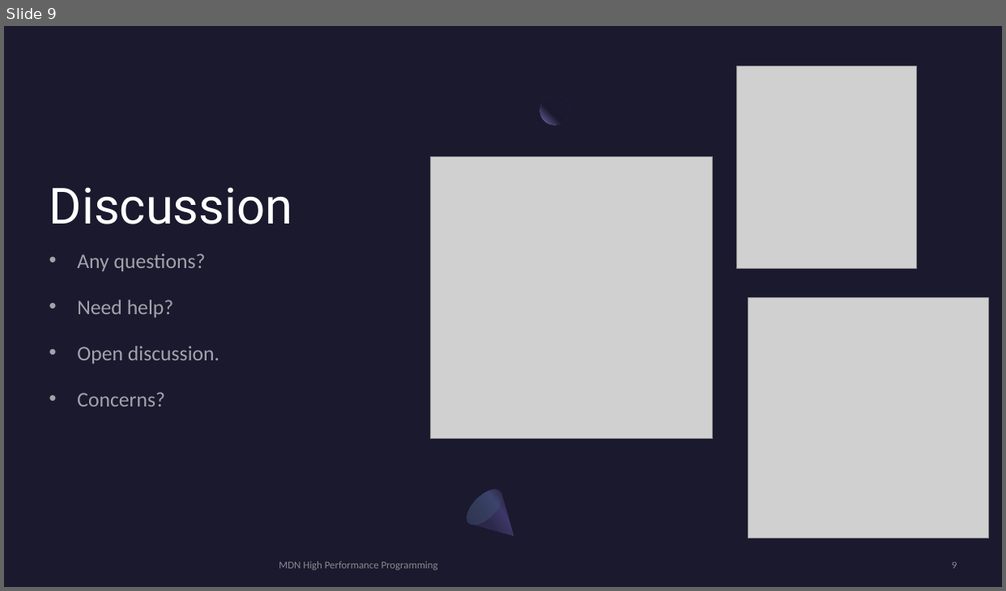
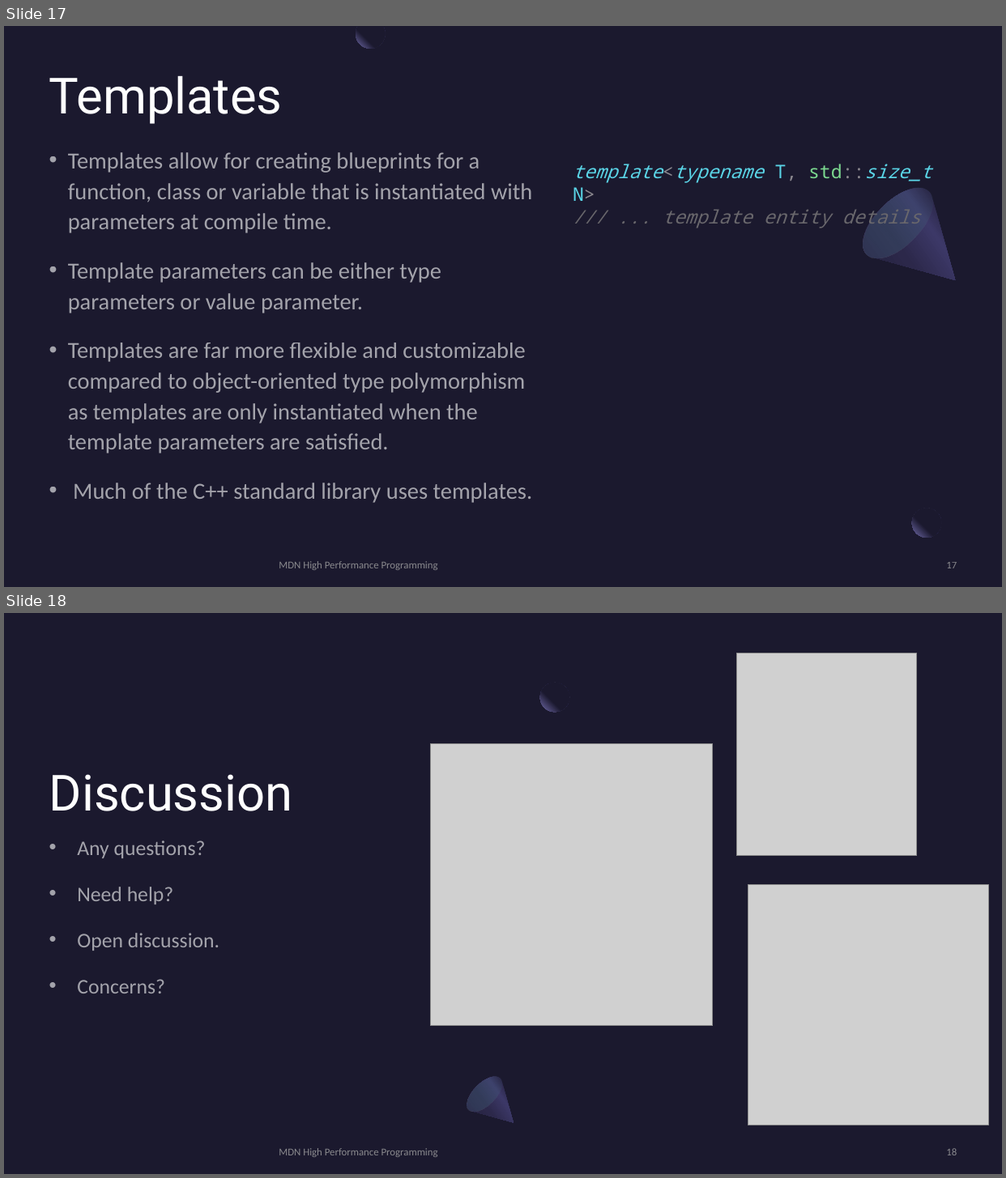
Before and after one commit to MonashDeepNeuron/HPP, a slide deck: content/part5/slides/hpp_part5.pptx. Shown one above the other, each under a label of ours: slide 9 before the commit, slides 17 and 18 after it. The pictures are 1006x591 and 1006x1178 pixels, drawn with LibreOffice and Linux fonts; fonts in the diff are those of the drawing; grey boxes stand for pictures. Boxes give left, top, right and bottom in pixels: in the first picture for what was removed or moved away, otherwise in the second. Text is boxed around its words. In the diff, an @@ line names an element or a change of style, - is before the commit and + after.

```diff
--- a/content/part5/slides/hpp_part5.pptx
+++ b/content/part5/slides/hpp_part5.pptx
@@ slide 17 added at [4, 26, 1002, 587], background #1B192E @@
@@ freeform shape added at [356, 26, 385, 49], fill gradient #1B192E to #7771B2 @@
@@ title added at [49, 75, 283, 124], 48 pt, text #FFFFFF @@
+Templates
@@ text added at [68, 152, 533, 503], 22.2 pt, text #FFFFFF at 60% opacity @@
+• Templates allow for creating blueprints for a function, class or variable that is instantiated with parameters at compile time.
+• Template parameters can be either type parameters or value parameter.
+• Templates are far more flexible and customizable compared to object-oriented type polymorphism as templates are only instantiated when the template parameters are satisfied.
+• Much of the C++ standard library uses templates.
@@ text added at [573, 164, 931, 228], 18 pt, text #69676C, italic @@
+template<typename T, std::size_t N>
+/// ... template entity details
@@ freeform shape added at [851, 176, 987, 312], fill gradient #2C284A to #3C3867 to #1B192E @@
@@ ellipse added at [851, 176, 945, 270], fill gradient #454075 to #5BEFC1 @@
@@ ellipse added at [912, 509, 941, 538], fill gradient #1B192E to #7771B2 @@
@@ rectangle added at [941, 503, 972, 532], fill #1B192E at 80% opacity @@
@@ text added at [279, 561, 438, 570], 10 pt, text #A6A6A6 at 80% opacity @@
+MDN High Performance Programming
@@ page number added at [946, 562, 957, 569], 10 pt, text #A6A6A6 at 80% opacity @@
+17
@@ what was slide 9 is now slide 18 @@
@@ page number at [946, 1148, 957, 1156]: text changed @@
-9
+18
```
Also in this commit, not shown: 3 slides changed, 7 other slides added, 2 slides removed, 23 other files.
